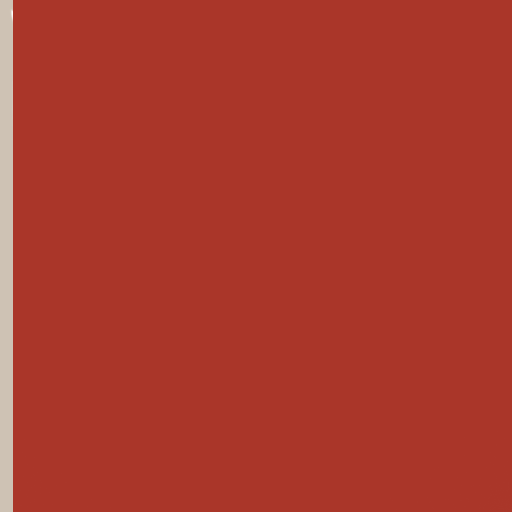
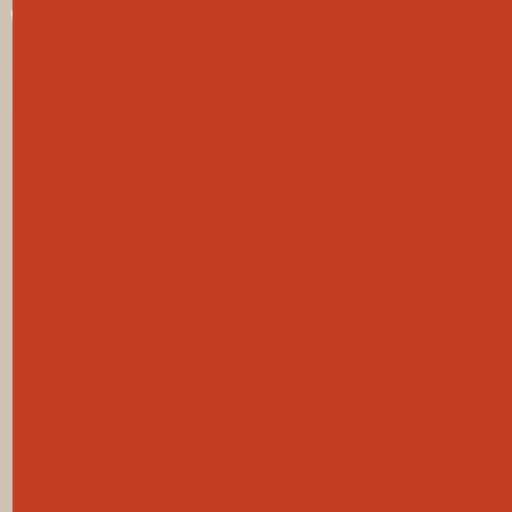
Layered file, before and after one edit (w=512, h=512). Changes by layer:
painted on "Layer 2" over [12, 0, 512, 512]
